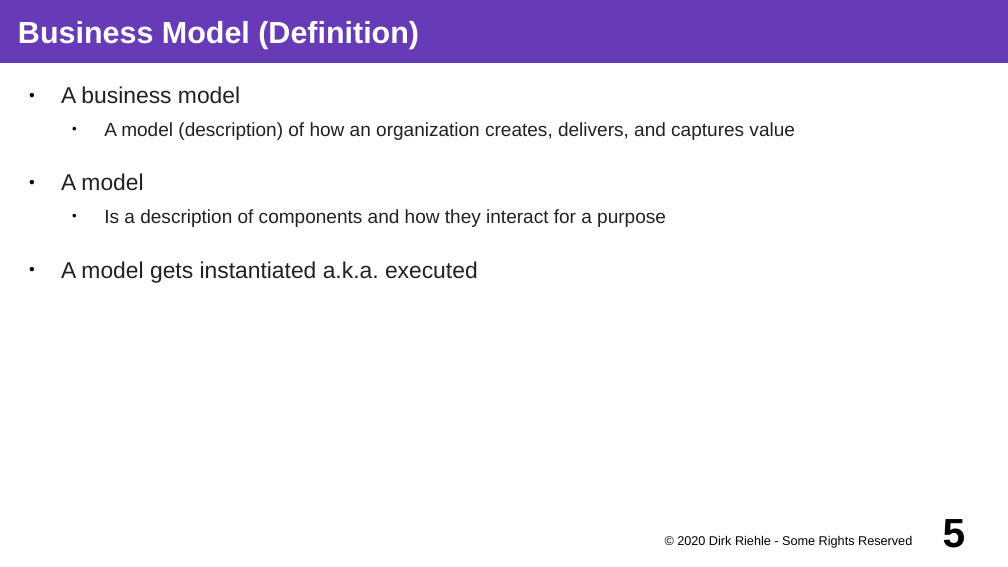
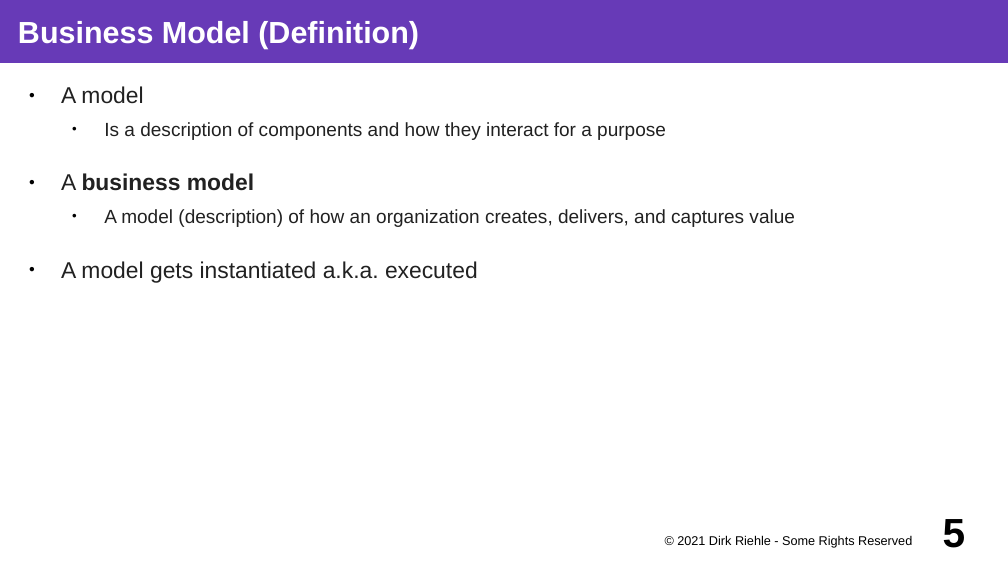
Before and after one commit to dirkriehle/coss-course, a slide deck: slide 5 of Lecture slides/COSS B04 - Business Models.odp. Drawn at 1008x567 pixels with LibreOffice and Linux fonts; fonts in the diff are those of the drawing. Boxes give left, top, right and bottom in pixels: in the first picture for what was removed or moved away, otherwise in the second. Text is boxed around its words. In the diff, an @@ line names an element or a change of style, - is before the commit and + after.

```diff
--- a/Lecture slides/COSS B04 - Business Models.odp
+++ b/Lecture slides/COSS B04 - Business Models.odp
@@ text "A model" at (x1=61, y1=87, x2=795, y2=283): bold on in "business model" @@
@@ text at (x1=61, y1=87, x2=666, y2=191): paragraphs added @@
+● A model
+  ● Is a description of components and how they interact for a purpose
@@ text at (x1=104, y1=209, x2=666, y2=227): paragraphs removed @@
-● A model
-  ● Is a description of components and how they interact for a purpose
@@ text at (x1=677, y1=535, x2=912, y2=548): text changed @@
-© 2020 Dirk Riehle - Some Rights Reserved
+© 2021 Dirk Riehle - Some Rights Reserved
```
Also in this commit, not shown: 45 other slides changed, 14 other files.
